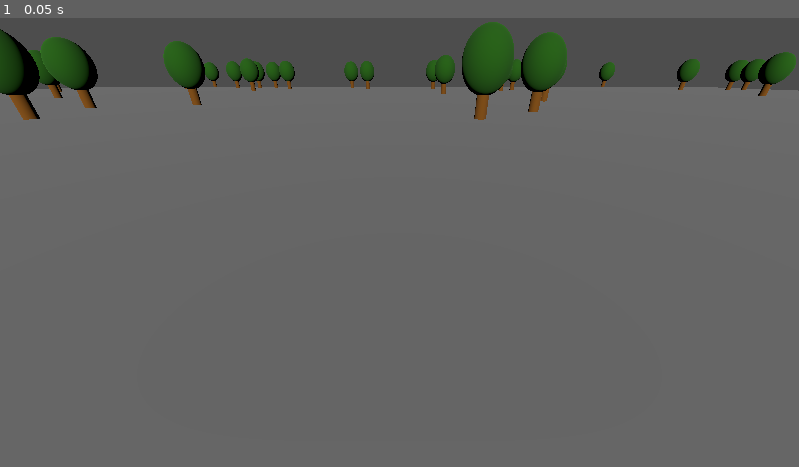
Above: before the commit, frame 1.
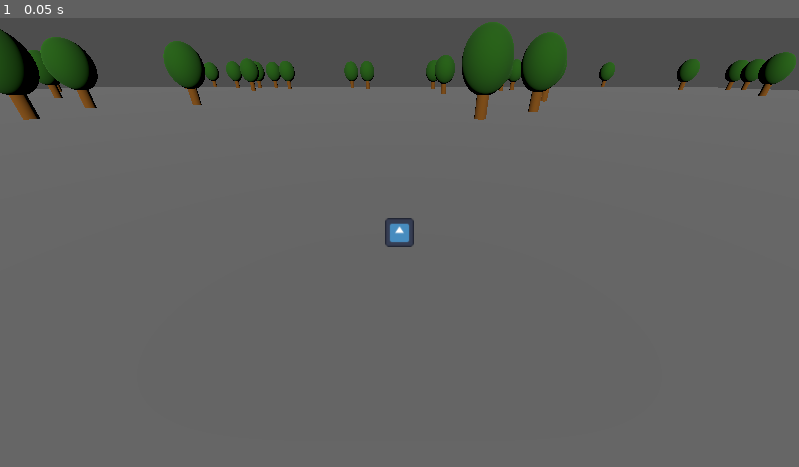
Above: after the commit, the same moment.

Repository: FablabMurat/GameJamMurat0324
Game: Godot game, scene res://terrain.tscn
The game is run twice, just before and just after one commit, with the same random seed, the same clock (stepped at 60 frames per second) and the same inputs. The engine's default icon, where the game draws it, is replaced by a stand-in: a white triangle on a blue panel in a dark square.
Inputs:
- Up to frame 1 (0.05 s): no input

The runs differ from the first frame. In frame 1, 0.2% of the frame differs, in the area x 48-52%, y 44-52%.

Commit message:
Insertion du player sur le terrain.tscn Désactivation caméra du Terrain

Diff:
--- a/terrain.tscn
+++ b/terrain.tscn
@@ -1,6 +1,7 @@
-[gd_scene load_steps=4 format=3 uid="uid://ctbvs07s78ect"]
+[gd_scene load_steps=5 format=3 uid="uid://ctbvs07s78ect"]
 
 [ext_resource type="Script" path="res://terrain.gd" id="1_fnysc"]
+[ext_resource type="PackedScene" path="res://player.tscn" id="2_478pm"]
 
 [sub_resource type="WorldBoundaryShape3D" id="WorldBoundaryShape3D_rj1v0"]
 
@@ -26,3 +27,7 @@
 
 [node name="Camera3D" type="Camera3D" parent="Center"]
 transform = Transform3D(1, 0, 0, 0, 0.86845, 0.495777, 0, -0.495777, 0.86845, 0, 3.27571, 5.4391)
+visible = false
+
+[node name="Player" parent="." instance=ExtResource("2_478pm")]
+transform = Transform3D(1, 0, 0, 0, 1, 0, 0, 0, 1, 0, 0.412602, 0)
